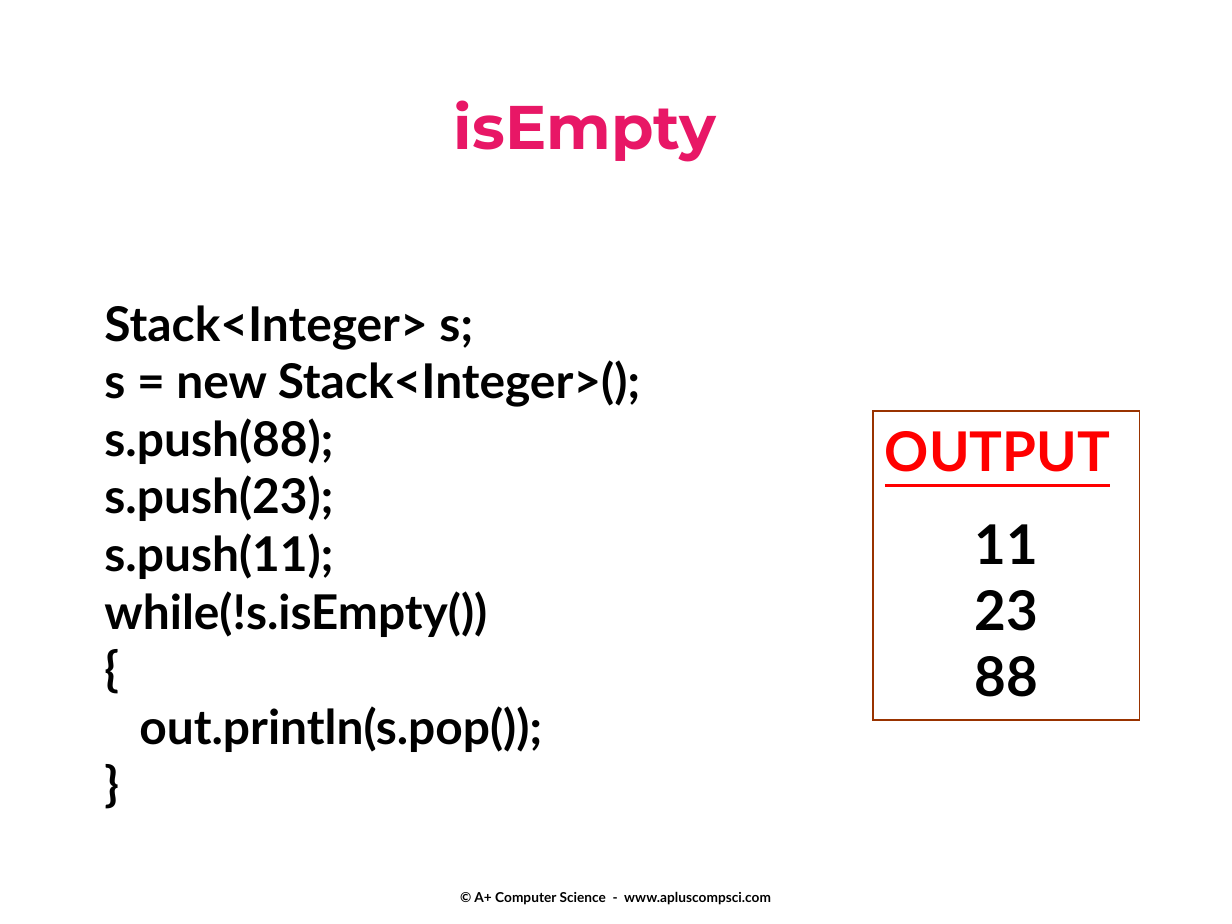
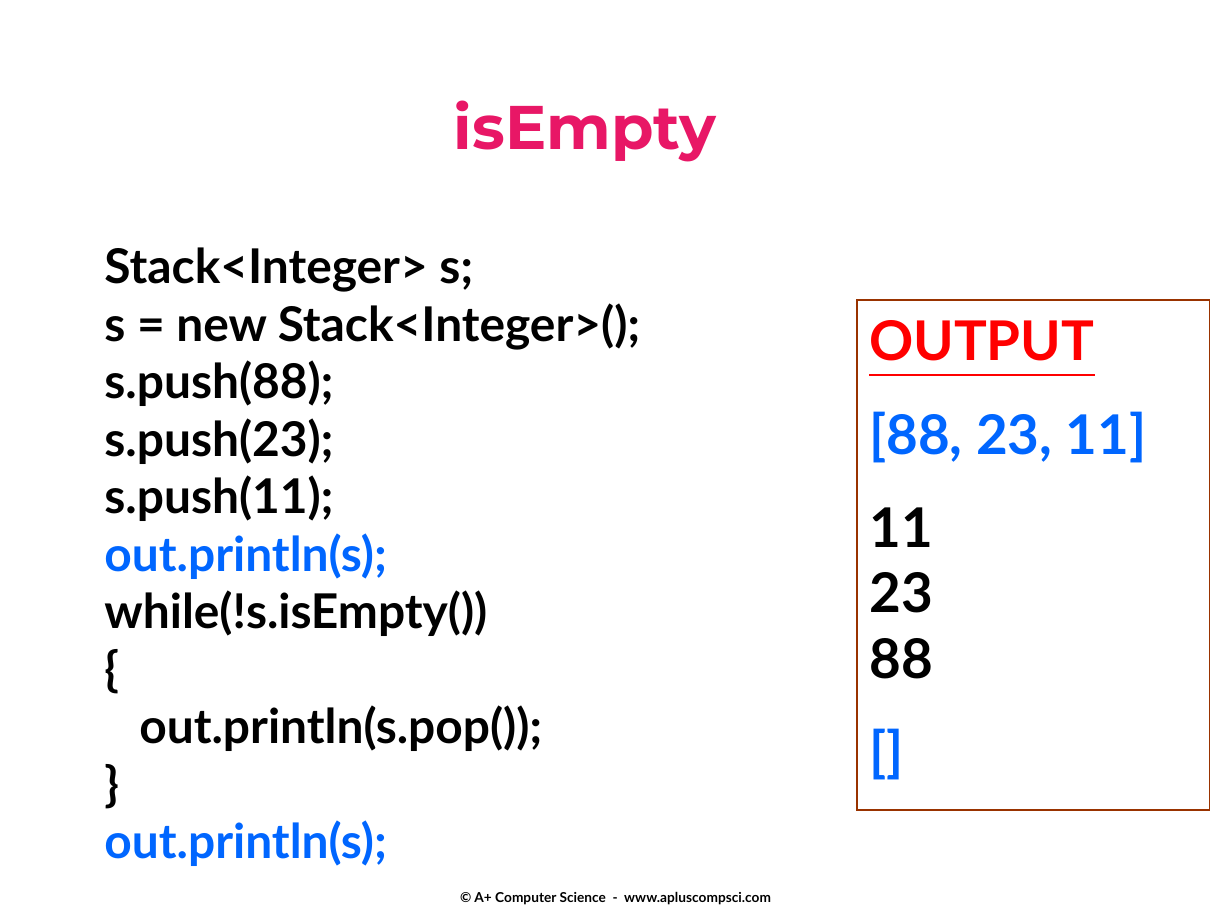
Before and after one commit to Cy-FairCS/cs3, a slide deck: slide 19 of u06b_stacks/notes/13a.stacks.pptx. Drawn at 1232x924 pixels with LibreOffice and Linux fonts; fonts in the diff are those of the drawing. Boxes give left, top, right and bottom in pixels: in the first picture for what was removed or moved away, otherwise in the second. Text is boxed around its words. In the diff, an @@ line names an element or a change of style, - is before the commit and + after.

```diff
--- a/u06b_stacks/notes/13a.stacks.pptx
+++ b/u06b_stacks/notes/13a.stacks.pptx
@@ text "Stack<Integer> s;": place and size @@
-text "Stack<Integer> s;" at bbox=[104, 305, 641, 752]
+text "Stack<Integer> s;" at bbox=[104, 247, 641, 866]
@@ text in rectangle at bbox=[857, 301, 1210, 811]: paragraph added @@
+[]
@@ rectangle "OUTPUT": place and size @@
-rectangle "OUTPUT" at bbox=[872, 410, 1140, 719]
+rectangle "OUTPUT" at bbox=[857, 301, 1210, 811]
@@ text in rectangle at bbox=[869, 411, 1147, 463]: paragraph added @@
+[88, 23, 11]
@@ text in rectangle at bbox=[869, 507, 933, 679]: alignment centre to left @@
@@ text at bbox=[104, 533, 386, 579]: paragraph added @@
+out.println(s);
@@ text at bbox=[104, 820, 386, 866]: paragraph added @@
+out.println(s);
```
Also in this commit, not shown: 2 other slides changed, 3 slides removed, 3 other files.
